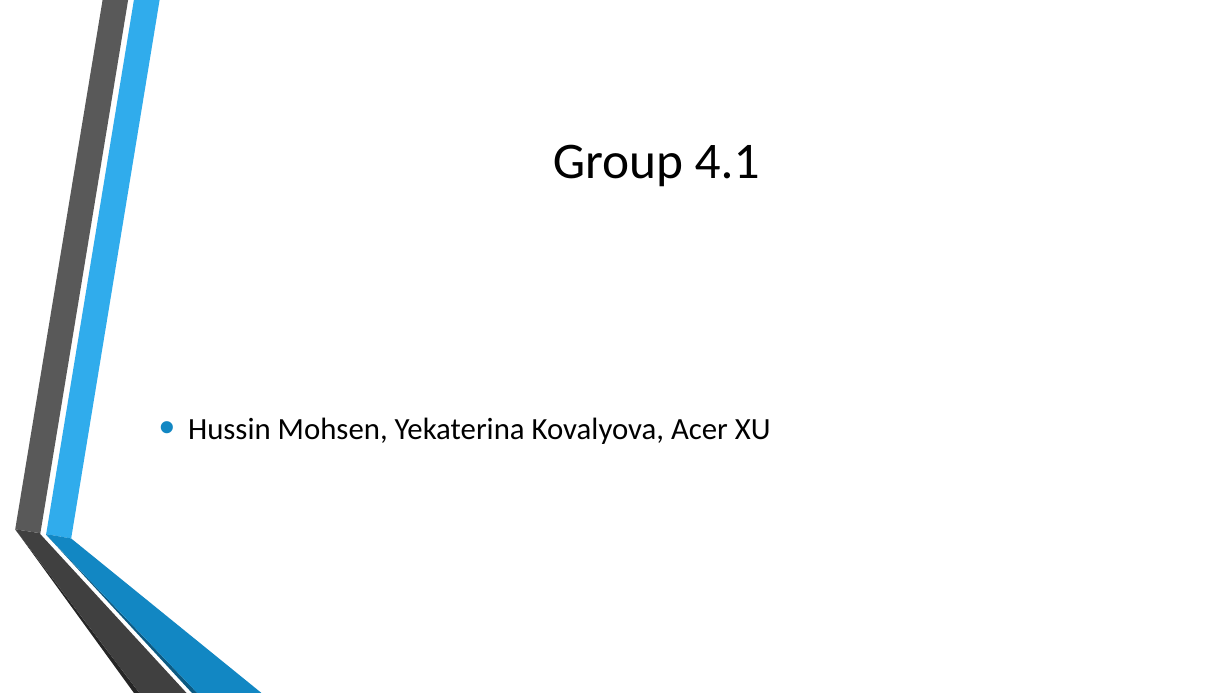
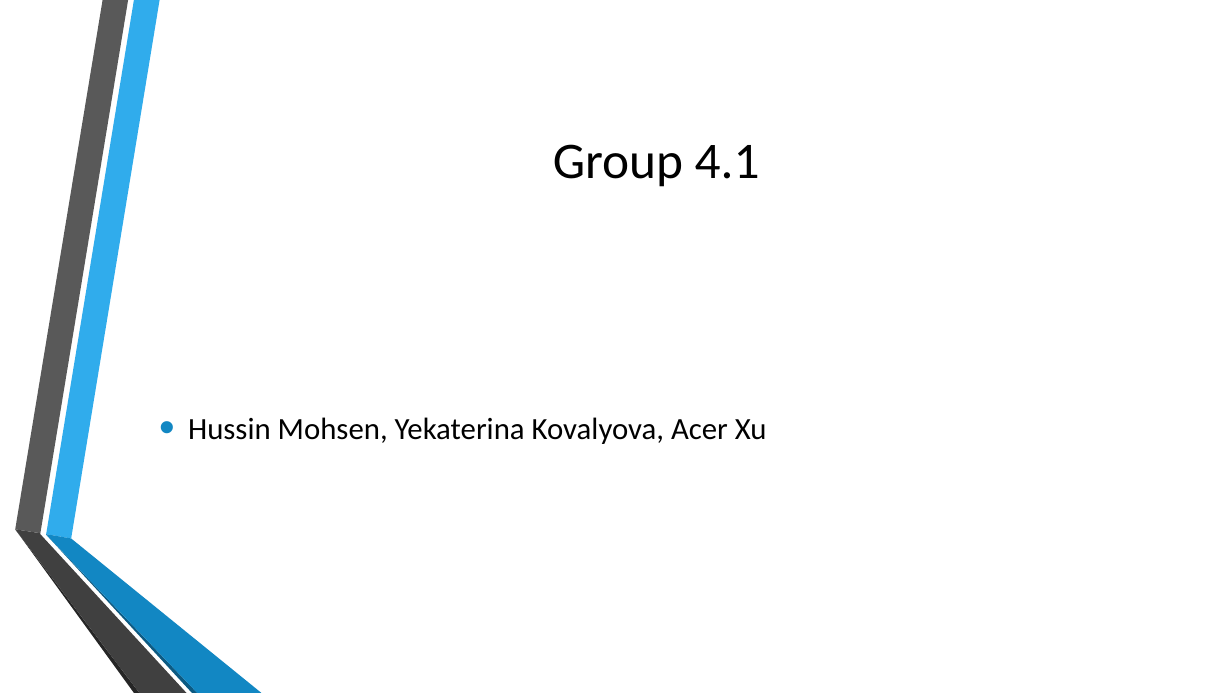
Before and after one commit to CBB752Spring2017/final-project-4-1-team-4-1, a slide deck: slide 1 of Pipeline 4.1 Presentation.pptx. Drawn at 1232x693 pixels with LibreOffice and Linux fonts; fonts in the diff are those of the drawing; background and template pictures are left out. Boxes give left, top, right and bottom in pixels: in the first picture for what was removed or moved away, otherwise in the second. Text is boxed around its words. In the diff, an @@ line names an element or a change of style, - is before the commit and + after.

Commit message:
- Updated

```diff
--- a/Pipeline 4.1 Presentation.pptx
+++ b/Pipeline 4.1 Presentation.pptx
@@ text at (x1=188, y1=417, x2=767, y2=444): text changed @@
-• Hussin Mohsen, Yekaterina Kovalyova, Acer XU
+• Hussin Mohsen, Yekaterina Kovalyova, Acer Xu
```
